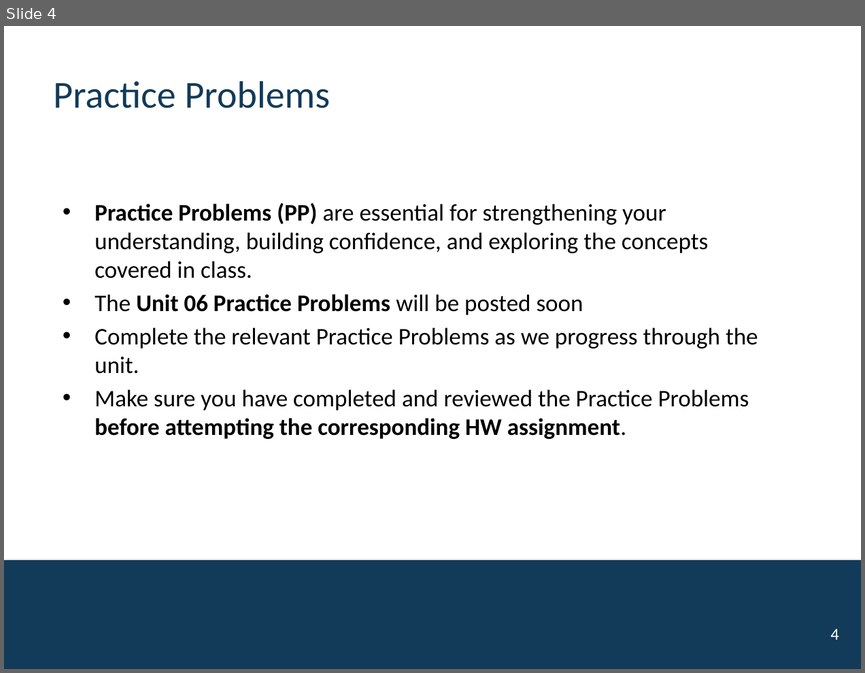
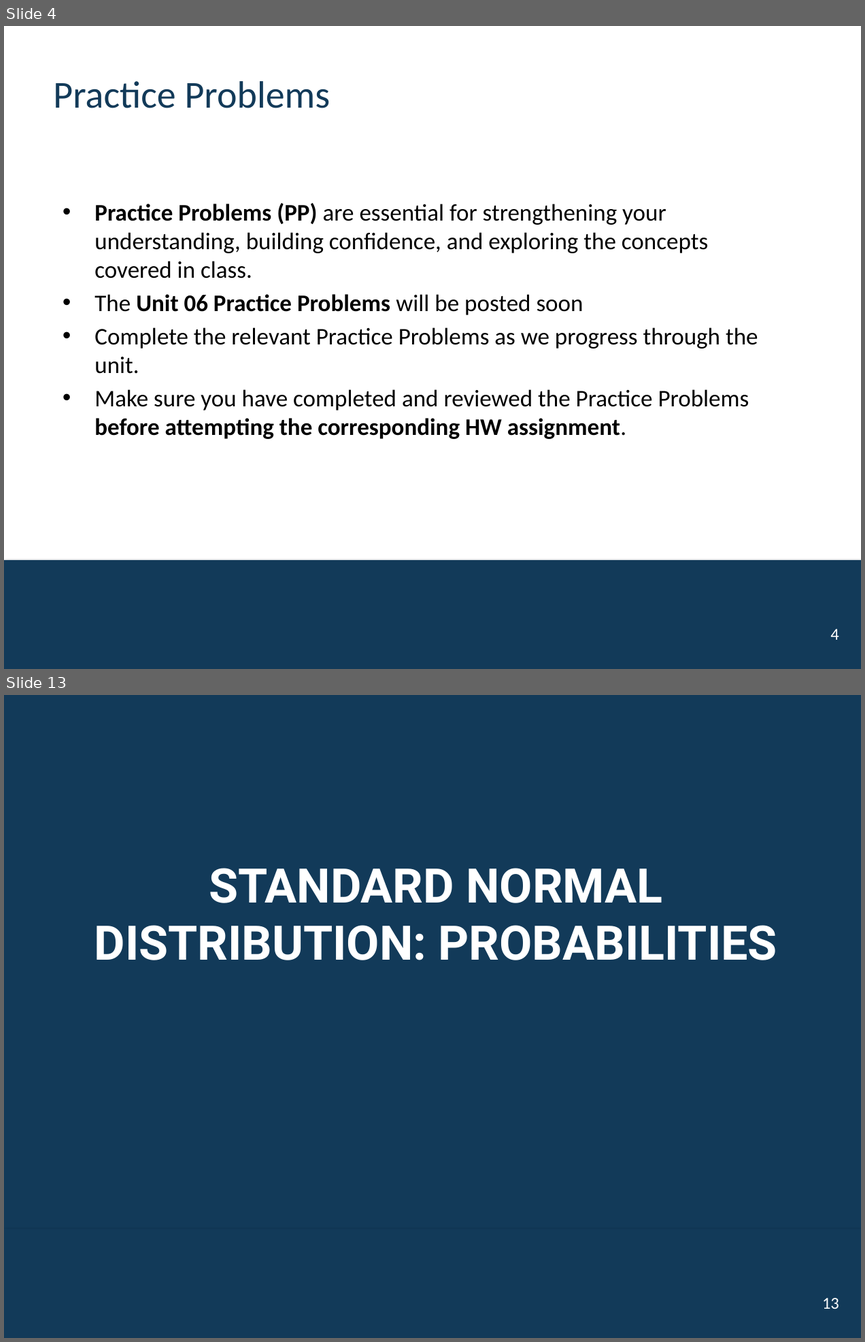
Before and after one commit to mutasim221B/CWRU-STAT-312-Fall-26, a slide deck: docs/activities/Unit-06-Normal-CTL.pptx. Shown one above the other, each under a label of ours: slide 4 before the commit, slides 4 and 13 after it; the slides between them are not shown. The pictures are 865x673 and 865x1342 pixels, drawn with LibreOffice and Linux fonts; fonts in the diff are those of the drawing; background and template pictures are left out. Boxes give left, top, right and bottom in pixels: in the first picture for what was removed or moved away, otherwise in the second. Text is boxed around its words. In the diff, an @@ line names an element or a change of style, - is before the commit and + after.

```diff
--- a/docs/activities/Unit-06-Normal-CTL.pptx
+++ b/docs/activities/Unit-06-Normal-CTL.pptx
@@ slide 13 added at (4,695,861,1338), background #123A59; not listed: 1 template element that a slide beside it also shows @@
@@ title added at (94,868,777,960), 40 pt, text #FFFFFF, bold @@
+STANDARD NORMAL DISTRIBUTION: PROBABILITIES
@@ page number added at (822,1297,839,1308), 14 pt, text #FFFFFF @@
+13
```
Also in this commit, not shown: 10 other slides added, 13 other files.
